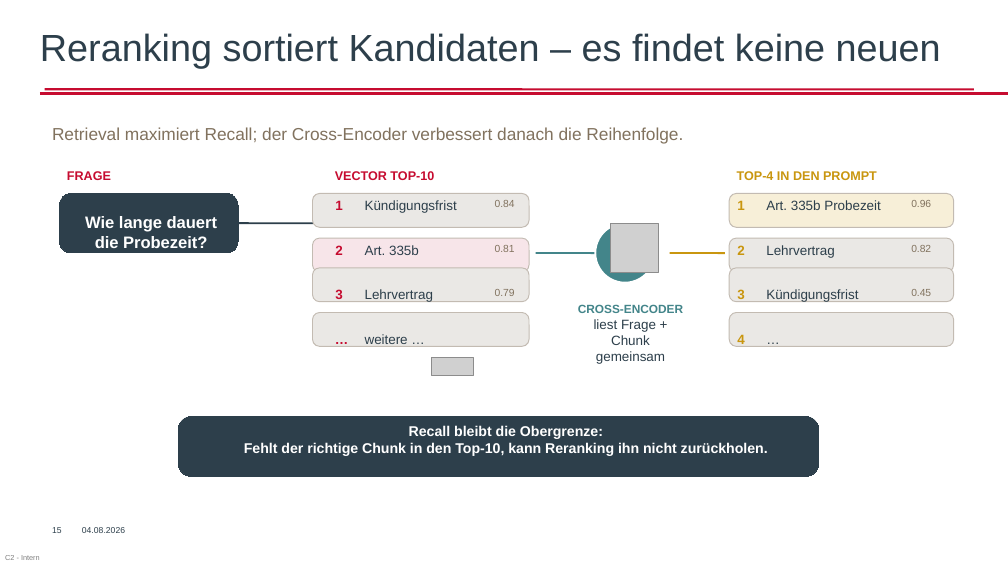
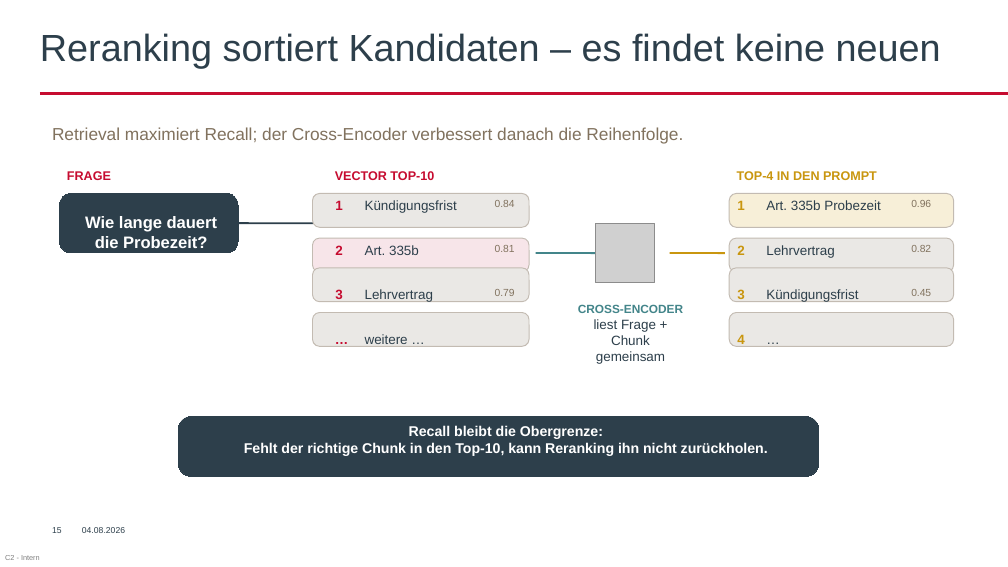
Before and after one commit to AkrosAG/RAG-Workshop, a slide deck: slide 17 of RAG_Workshop.pptx. Drawn at 1008x567 pixels with LibreOffice and Linux fonts; fonts in the diff are those of the drawing; grey boxes stand for pictures; background and template pictures are left out. Boxes give left, top, right and bottom in pixels: in the first picture for what was removed or moved away, otherwise in the second. Text is boxed around its words. In the diff, an @@ line names an element or a change of style, - is before the commit and + after.

```diff
--- a/RAG_Workshop.pptx
+++ b/RAG_Workshop.pptx
@@ line removed from (45, 89) to (974, 89) @@
@@ picture: place and size @@
-picture at (610,223,659,272)
+picture at (595,223,655,283)
@@ ellipse removed at (595,223,655,283) @@
@@ picture removed at (432,357,473,376) @@
```
Also in this commit, not shown: 6 other slides changed, 3 other files.
